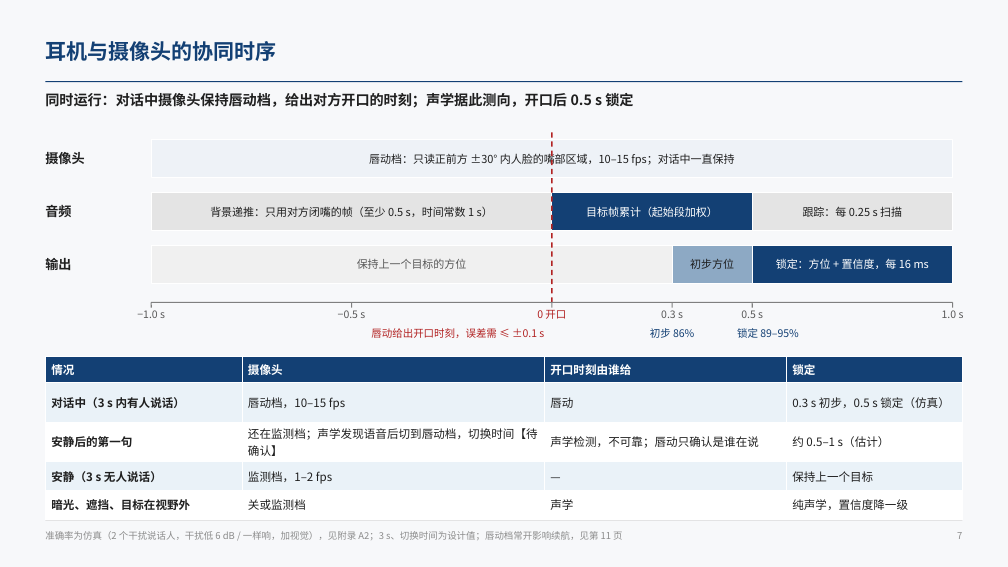
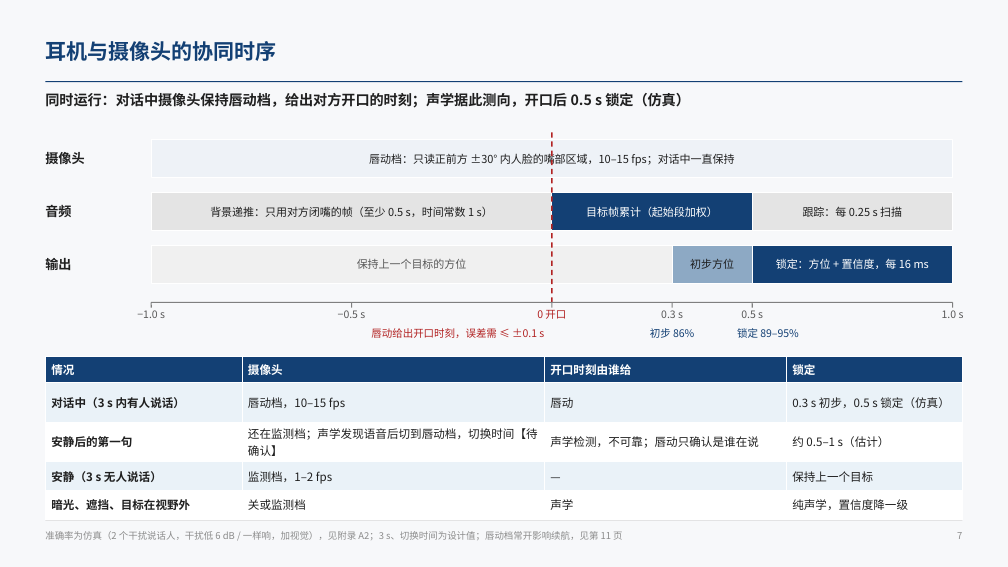
Before and after one commit to ZeroFoxxi/ssl-scene1, a slide deck: slide 7 of 02_耳机声源定位/耳机摄像头听觉辅助_整体设计方案.pptx. Drawn at 1008x567 pixels with LibreOffice and Linux fonts; fonts in the diff are those of the drawing. Boxes give left, top, right and bottom in pixels: in the first picture for what was removed or moved away, otherwise in the second. Text is boxed around its words. In the diff, an @@ line names an element or a change of style, - is before the commit and + after.

```diff
--- a/02_耳机声源定位/耳机摄像头听觉辅助_整体设计方案.pptx
+++ b/02_耳机声源定位/耳机摄像头听觉辅助_整体设计方案.pptx
@@ text at <box>45,93,690,108</box>: text changed @@
-同时运行：对话中摄像头保持唇动档，给出对方开口的时刻；声学据此测向，开口后 0.5 s 锁定
+同时运行：对话中摄像头保持唇动档，给出对方开口的时刻；声学据此测向，开口后 0.5 s 锁定（仿真）
```
Also in this commit, not shown: 7 other slides changed, 5 other files.
